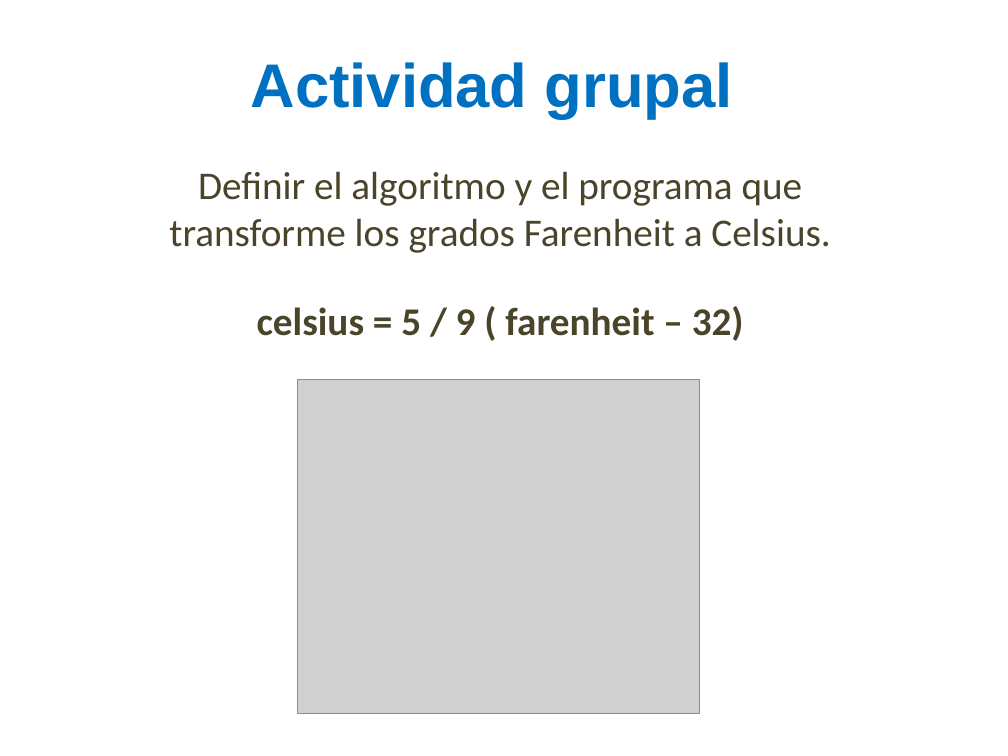
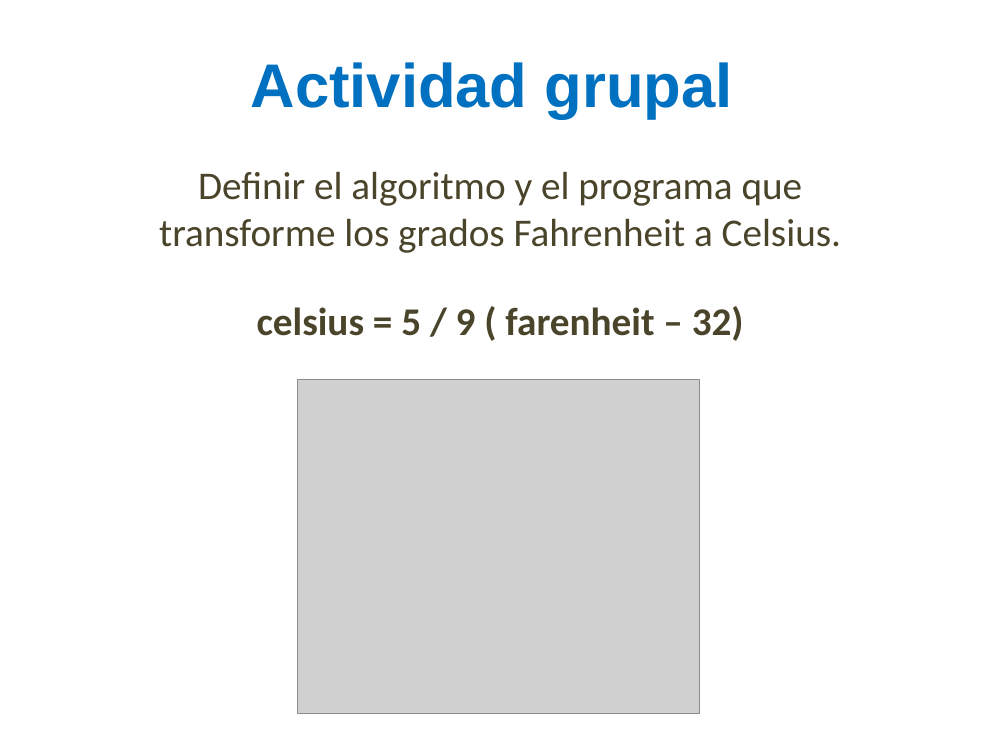
Before and after one commit to lizetheP/PensamientoC, a slide deck: slide 22 of CalendarioAgo2022/presentaciones/3_Componentes.pptx. Drawn at 1008x756 pixels with LibreOffice and Linux fonts; fonts in the diff are those of the drawing; grey boxes stand for pictures. Boxes give left, top, right and bottom in pixels: in the first picture for what was removed or moved away, otherwise in the second. Text is boxed around its words. In the diff, an @@ line names an element or a change of style, - is before the commit and + after.

```diff
--- a/CalendarioAgo2022/presentaciones/3_Componentes.pptx
+++ b/CalendarioAgo2022/presentaciones/3_Componentes.pptx
@@ text at bbox=[159, 171, 841, 253]: text changed @@
-Definir el algoritmo y el programa que transforme los grados Farenheit a Celsius.
+Definir el algoritmo y el programa que transforme los grados Fahrenheit a Celsius.
```
Also in this commit, not shown: 2 other slides changed.
